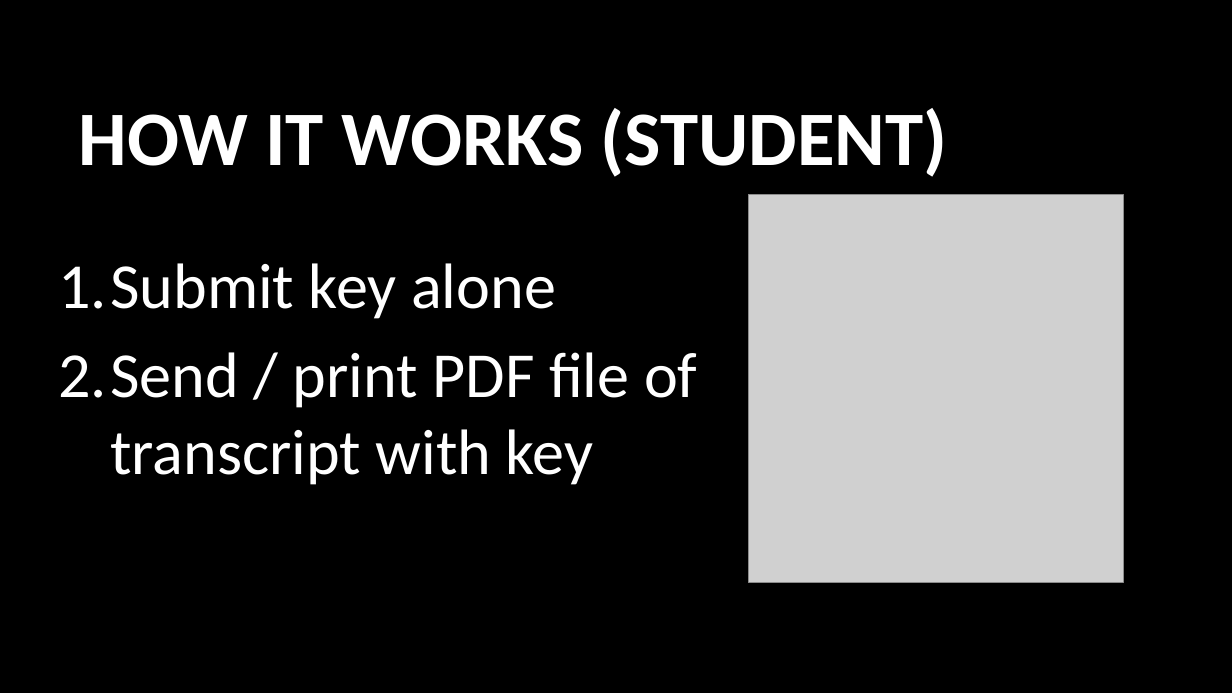
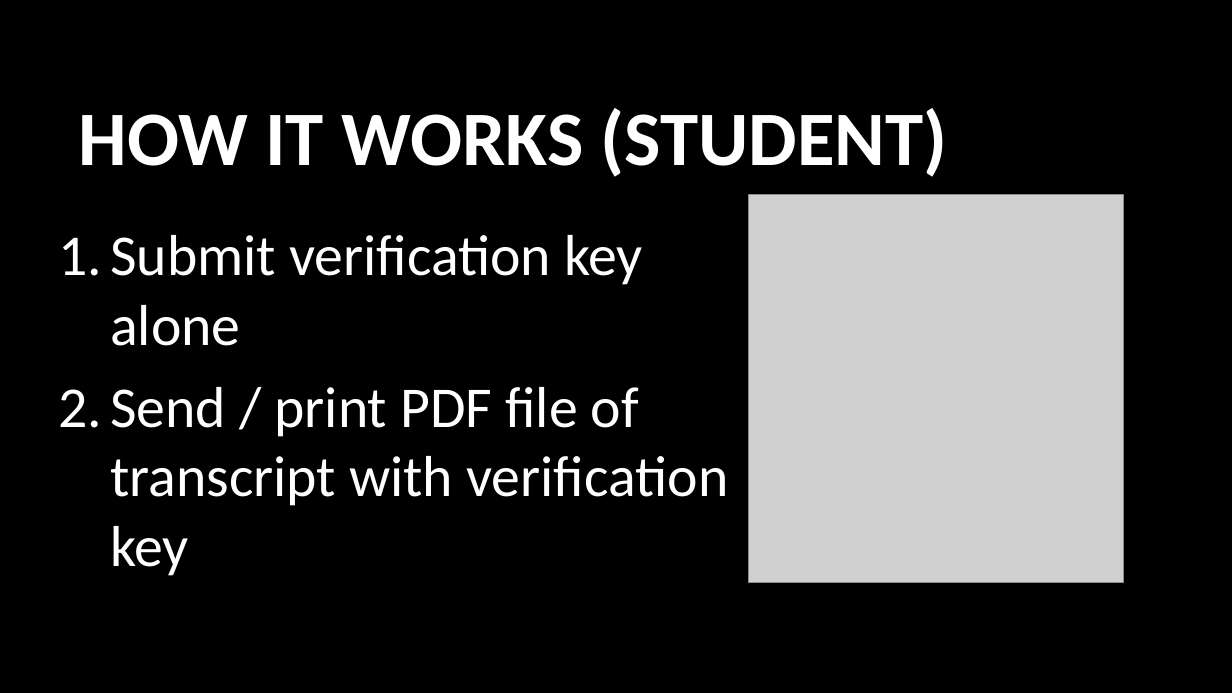
Before and after one commit to usop7/MachoHacks2018, a slide deck: slide 6 of MachoHacks2018.pptx. Drawn at 1232x693 pixels with LibreOffice and Linux fonts; fonts in the diff are those of the drawing; grey boxes stand for pictures; background and template pictures are left out. Boxes give left, top, right and bottom in pixels: in the first picture for what was removed or moved away, otherwise in the second. Text is boxed around its words. In the diff, an @@ line names an element or a change of style, - is before the commit and + after.

```diff
--- a/MachoHacks2018.pptx
+++ b/MachoHacks2018.pptx
@@ text at bbox=[110, 235, 728, 576]: text changed; size 50 to 45 pt @@
-1. Submit key alone
-2. Send / print PDF file of transcript with key
+1. Submit verification key alone
+2. Send / print PDF file of transcript with verification key
```
Also in this commit, not shown: 6 other slides changed.
